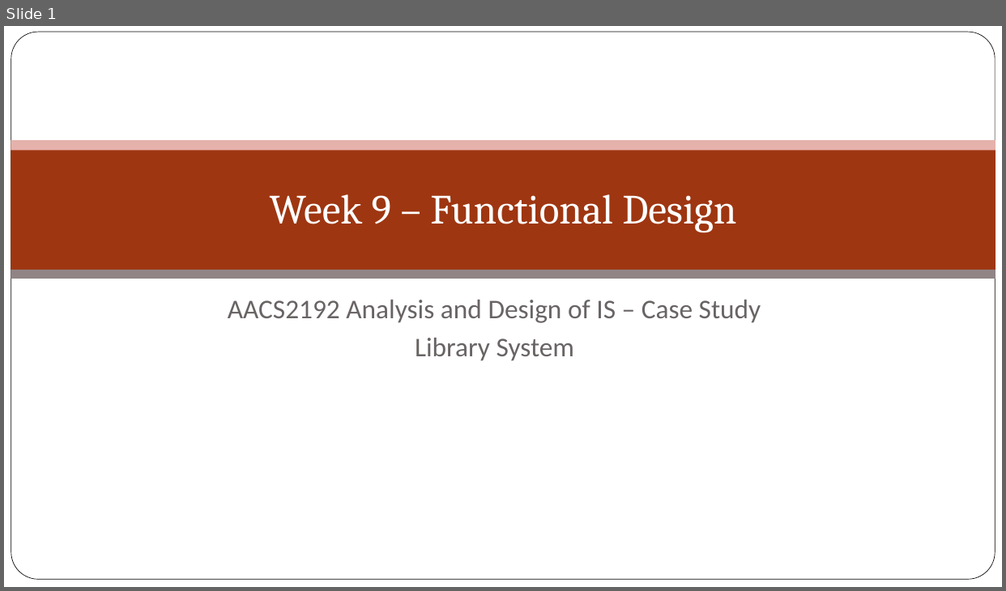
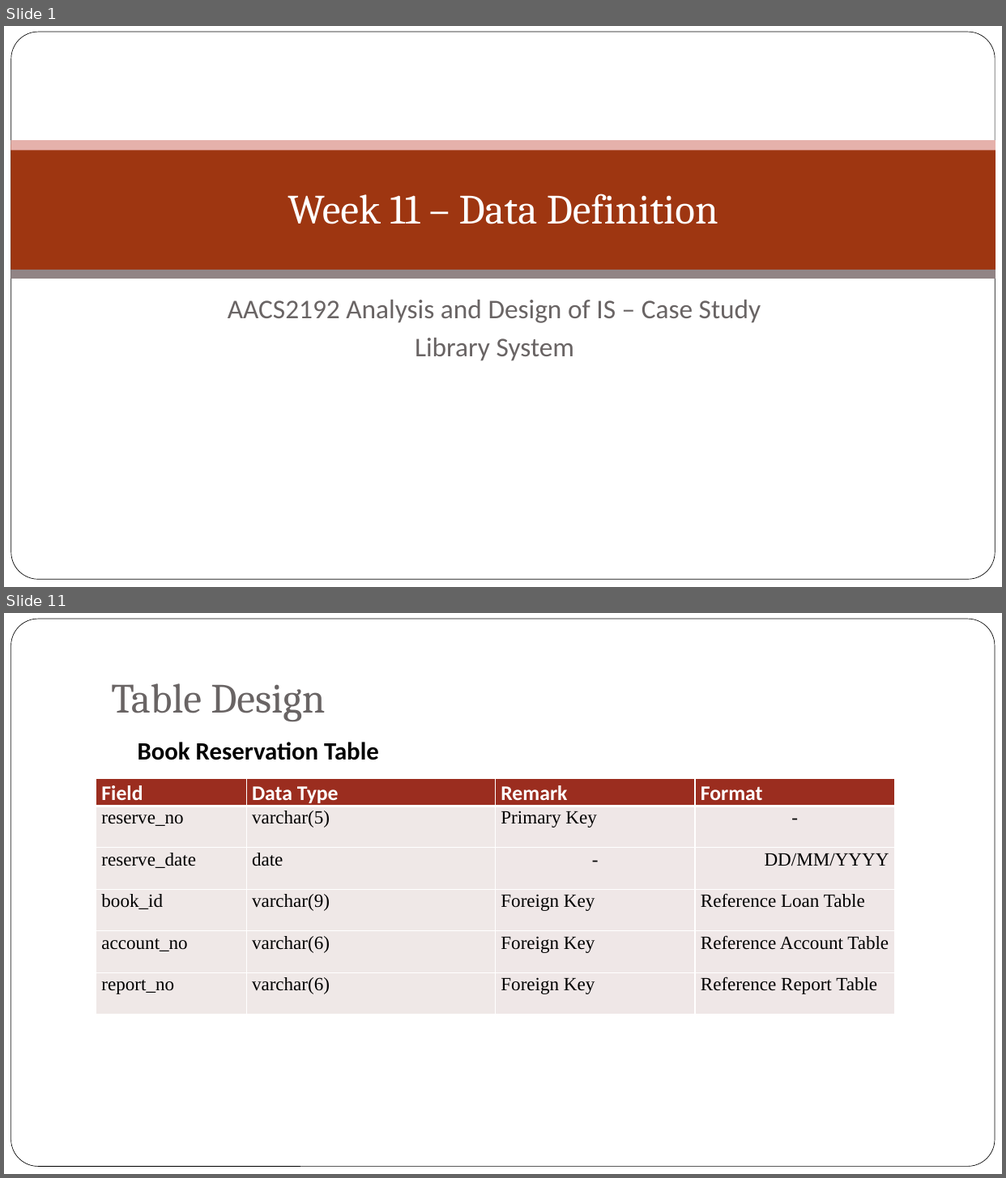
Before and after one commit to jyu1129/Library-System-IS-assignment, a slide deck: Week 9/Week 9 – Functional Design.pptx. Shown one above the other, each under a label of ours: slide 1 before the commit, slides 1 and 11 after it; the slides between them are not shown. The pictures are 1006x591 and 1006x1178 pixels, drawn with LibreOffice and Linux fonts; fonts in the diff are those of the drawing; background and template pictures are left out. Boxes give left, top, right and bottom in pixels: in the first picture for what was removed or moved away, otherwise in the second. Text is boxed around its words. In the diff, an @@ line names an element or a change of style, - is before the commit and + after.

Commit message:
updated week 11 and powerpoint

```diff
--- a/Week 9/Week 9 – Functional Design.pptx
+++ b/Week 9/Week 9 – Functional Design.pptx
@@ slide 11 added at (4, 613, 1002, 1174), background picture (left out) @@
@@ rounded rectangle added at (10, 619, 995, 1167), fill #FFFFFF, outline #000000 0.5 pt @@
@@ title added at (111, 683, 325, 722), 40 pt, text #696464 @@
+Table Design
@@ text added at (138, 742, 379, 760), 24 pt, text #000000, bold @@
+  Book Reservation Table
@@ table added at (96, 778, 896, 1018), 6 rows, 4 columns @@
+Field | Data Type | Remark | Format
+reserve_no | varchar(5) | Primary Key | -
+reserve_date | date | - | DD/MM/YYYY
+book_id | varchar(9) | Foreign Key | Reference Loan Table
+account_no | varchar(6) | Foreign Key | Reference Account Table
+report_no | varchar(6) | Foreign Key | Reference Report Table
@@ slide 1 changed as well @@
@@ title at (288, 194, 718, 224): text changed @@
-Week 9 – Functional Design
+Week 11 – Data Definition
```
Also in this commit, not shown: 1 other slide changed, 27 other slides added, 9 slides removed, 2 other files.
